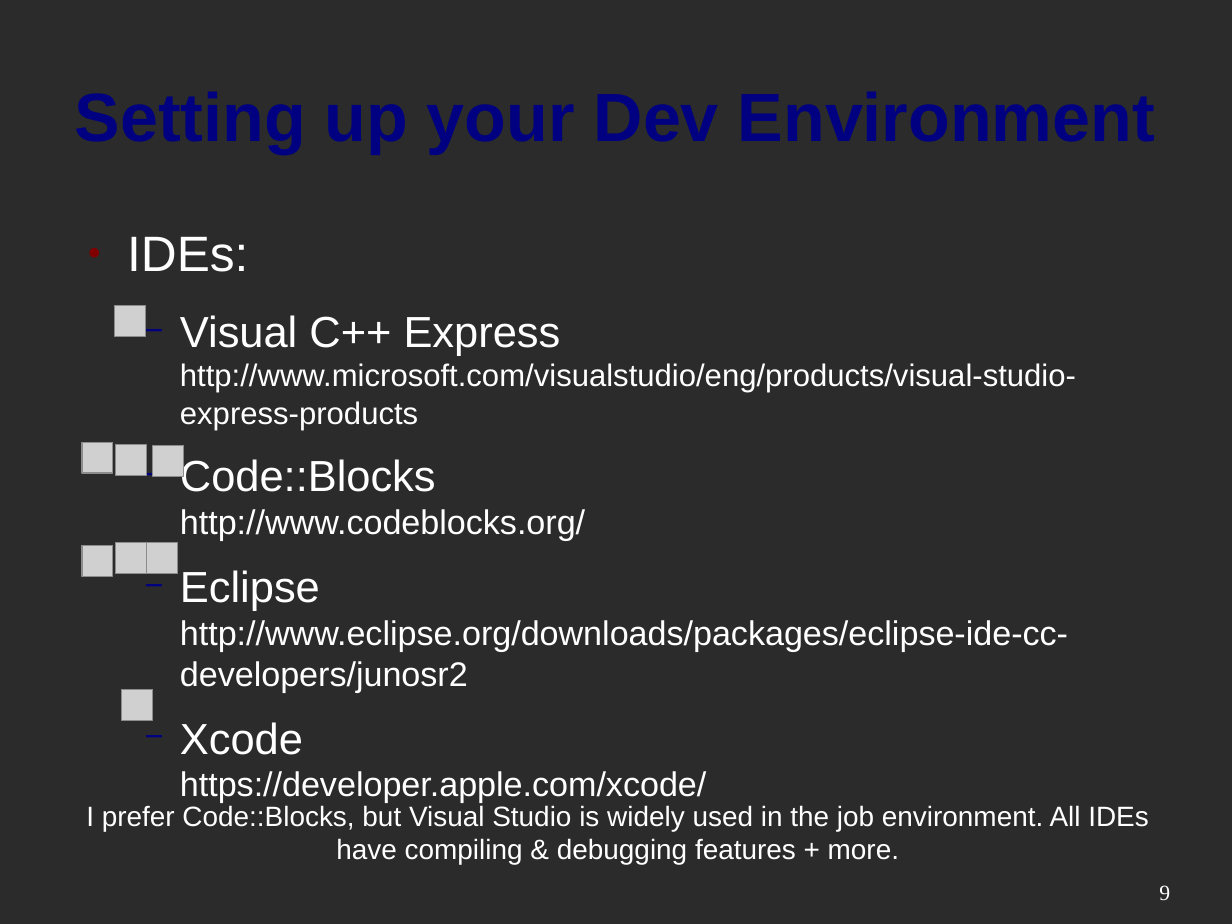
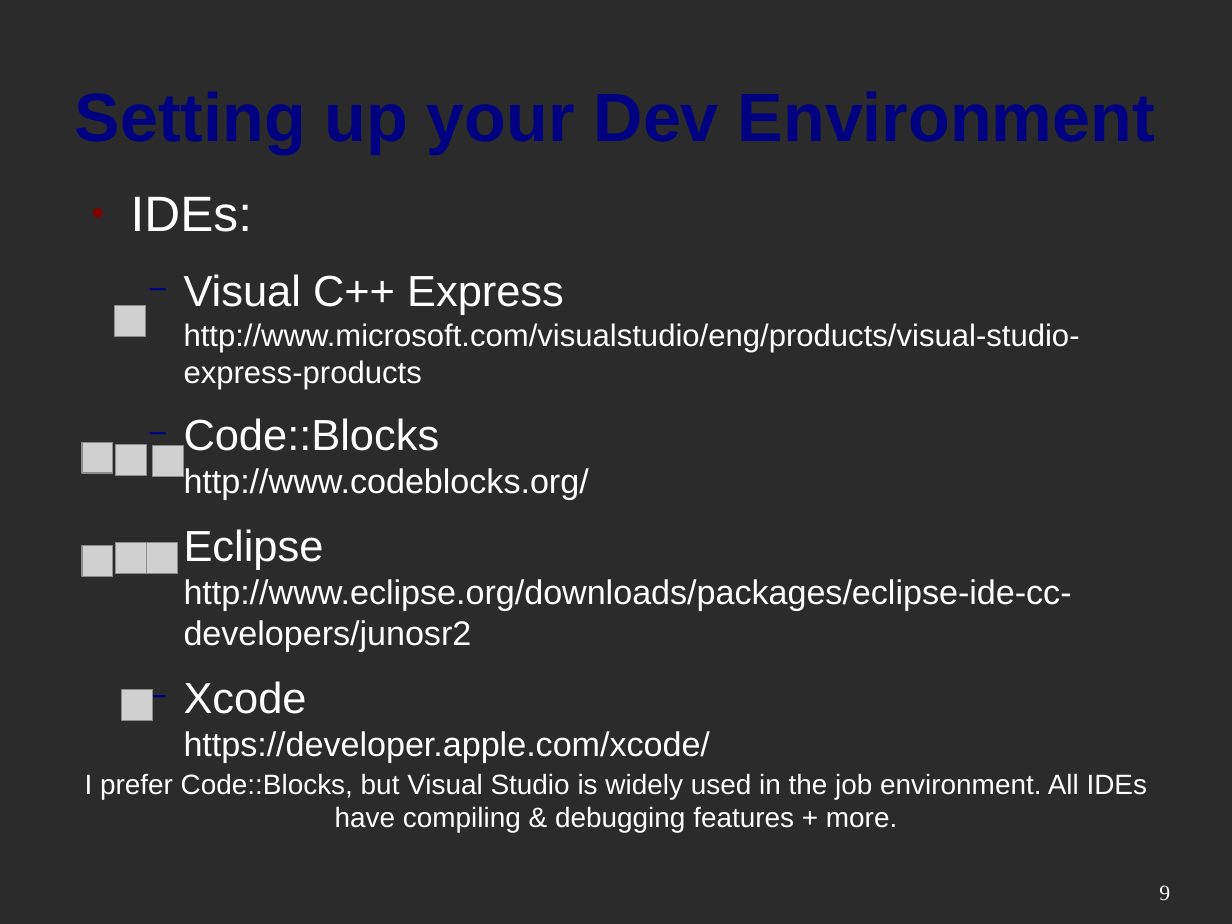
Before and after one commit to mactwist555/CPP-Course, a slide deck: slide 9 of Week 01/1 Setup - IDE and Source Control.odp. Drawn at 1232x924 pixels with LibreOffice and Linux fonts; fonts in the diff are those of the drawing; grey boxes stand for pictures; background and template pictures are left out; a plain dark background stands for a picture behind light text. Boxes give left, top, right and bottom in pixels: in the first picture for what was removed or moved away, otherwise in the second. Text is boxed around its words. In the diff, an @@ line names an element or a change of style, - is before the commit and + after.

```diff
--- a/Week 01/1 Setup - IDE and Source Control.odp
+++ b/Week 01/1 Setup - IDE and Source Control.odp
@@ text "IDEs:" moved from (x1=127, y1=237, x2=1076, y2=803) to (x1=131, y1=197, x2=1080, y2=762) @@
@@ text "I prefer Code::Blocks, but Visual ..." moved from (x1=86, y1=805, x2=1149, y2=864) to (x1=85, y1=773, x2=1148, y2=833) @@
```
Also in this commit, not shown: 2 other slides changed, 7 other files.
